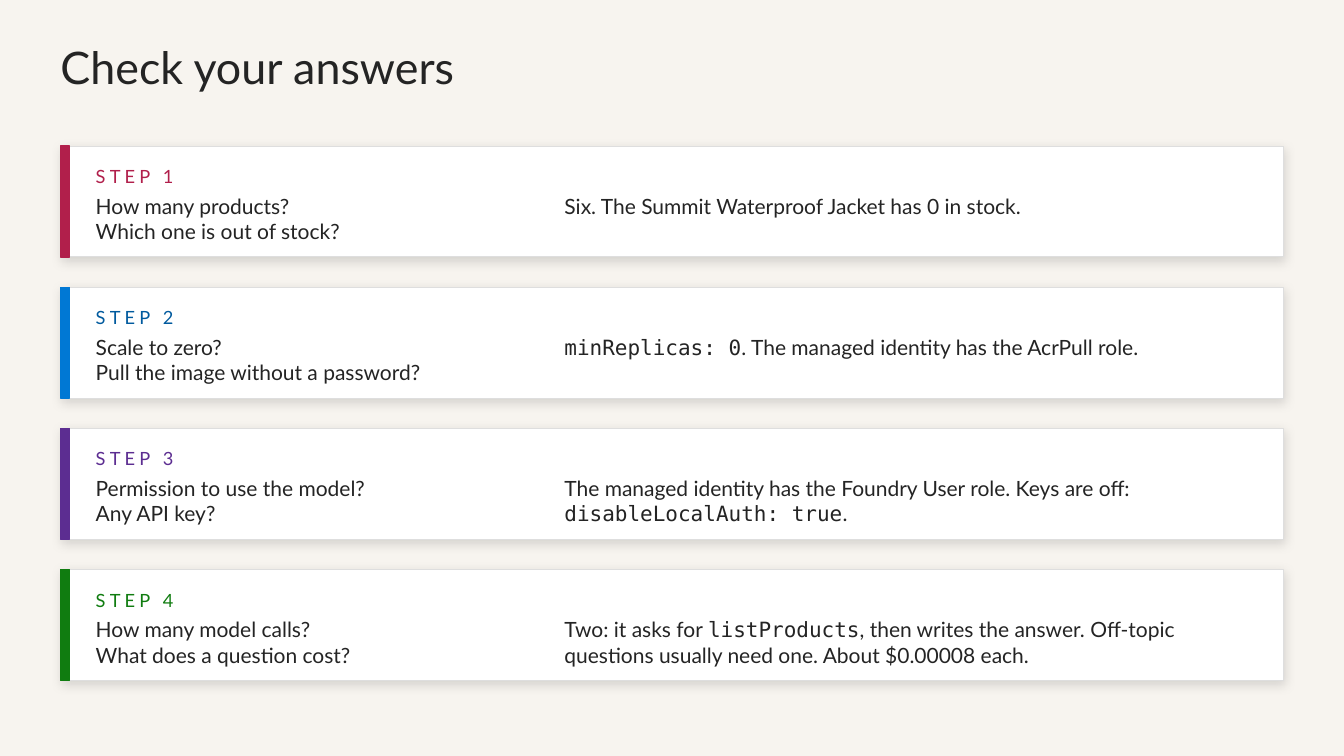
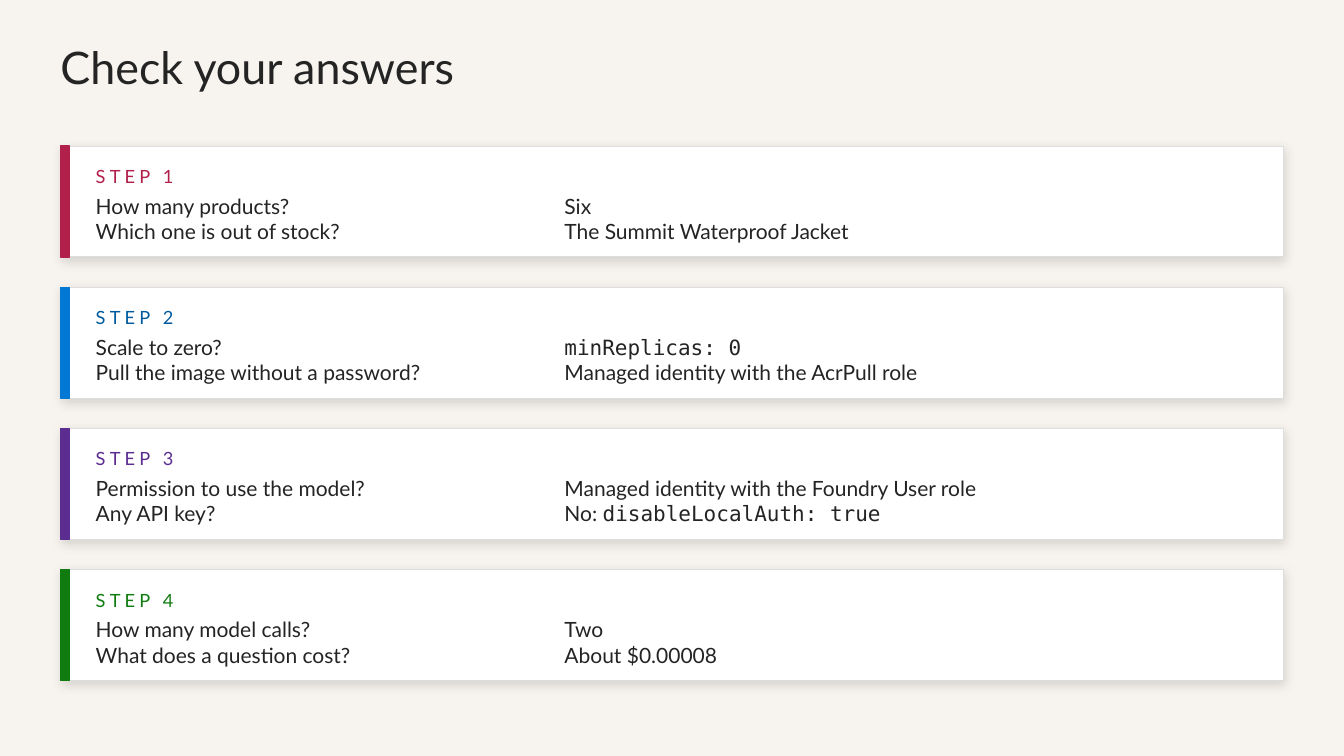
Before and after one commit to roryp/spring-ai-webstore, a slide deck: slide 14 of docs/trail-store-workshop.pptx. Drawn at 1344x756 pixels with LibreOffice and Linux fonts; fonts in the diff are those of the drawing. Boxes give left, top, right and bottom in pixels: in the first picture for what was removed or moved away, otherwise in the second. Text is boxed around its words. In the diff, an @@ line names an element or a change of style, - is before the commit and + after.

```diff
--- a/docs/trail-store-workshop.pptx
+++ b/docs/trail-store-workshop.pptx
@@ text at (x1=564, y1=198, x2=848, y2=243): text changed @@
-Six. The Summit Waterproof Jacket has 0 in stock.
+Six
+The Summit Waterproof Jacket
@@ text at (x1=564, y1=339, x2=917, y2=384): text changed @@
-minReplicas: 0. The managed identity has the AcrPull role.
+minReplicas: 0
+Managed identity with the AcrPull role
@@ text at (x1=564, y1=480, x2=976, y2=522): text changed @@
-The managed identity has the Foundry User role. Keys are off: disableLocalAuth: true.
+Managed identity with the Foundry User role
+No: disableLocalAuth: true
@@ text at (x1=564, y1=622, x2=717, y2=666): text changed @@
-Two: it asks for listProducts, then writes the answer. Off-topic questions usually need one. About $0.00008 each.
+Two
+About $0.00008
```
Also in this commit, not shown: 11 other slides changed.
